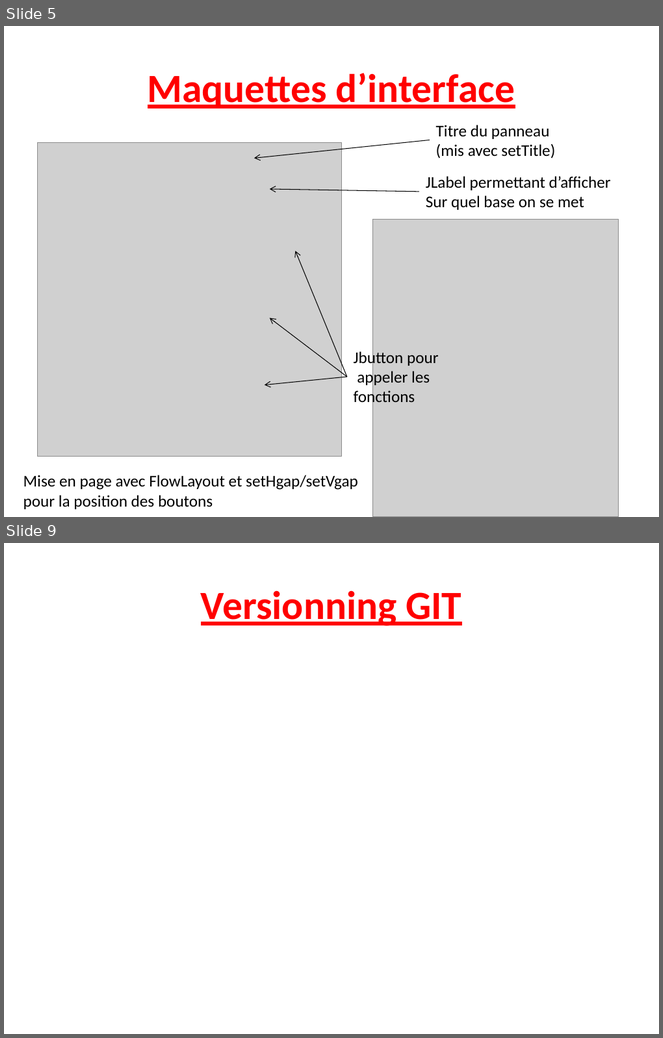
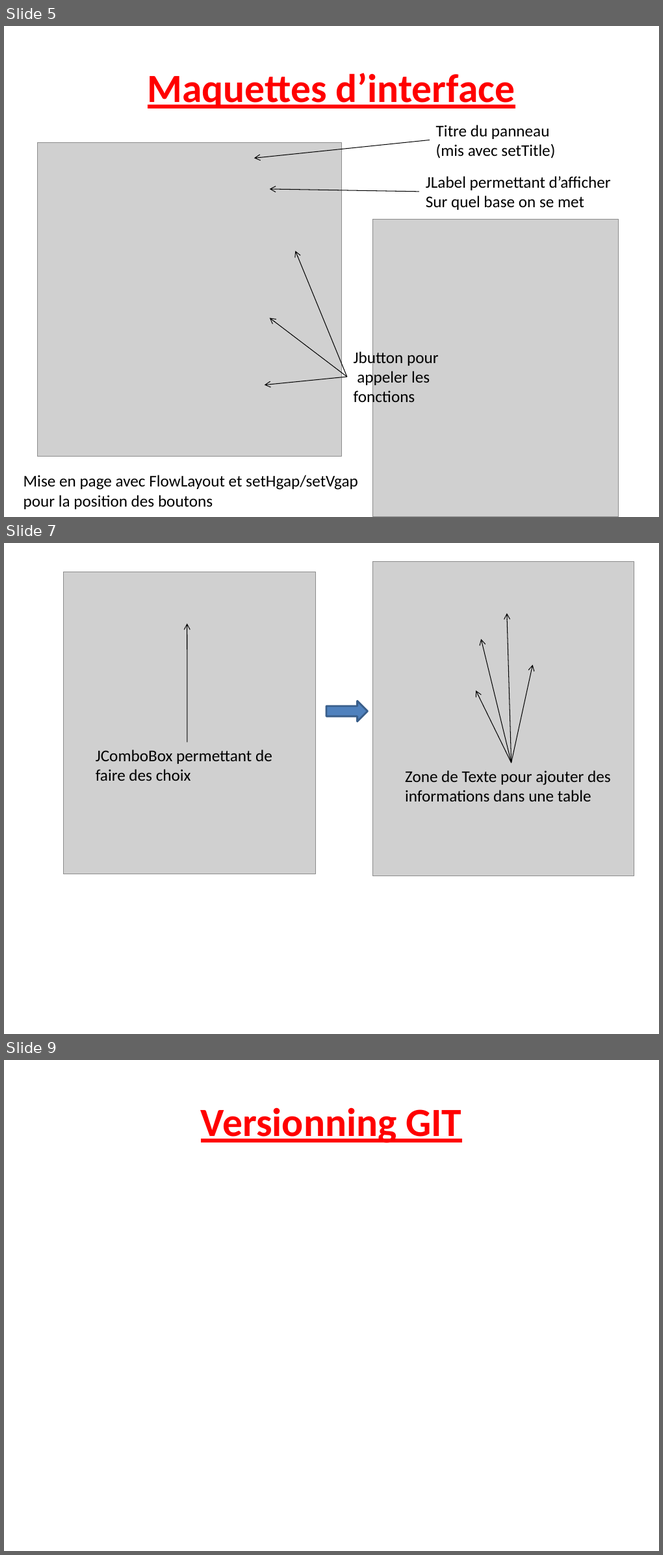
Before and after one commit to Skyfire27/Project-Java, a slide deck: PROJET POO Java/Projet_Java_TAN_RINJARD.pptx. Shown one above the other, each under a label of ours: slides 5 and 9 before the commit, slides 5, 7 and 9 after it; the slides between them are not shown. The pictures are 663x1038 and 663x1555 pixels, drawn with LibreOffice and Linux fonts; fonts in the diff are those of the drawing; grey boxes stand for pictures. Boxes give left, top, right and bottom in pixels: in the first picture for what was removed or moved away, otherwise in the second. Text is boxed around its words. In the diff, an @@ line names an element or a change of style, - is before the commit and + after.

```diff
--- a/PROJET POO Java/Projet_Java_TAN_RINJARD.pptx
+++ b/PROJET POO Java/Projet_Java_TAN_RINJARD.pptx
@@ slide 7 added at bbox=[4, 543, 659, 1034], background #FFFFFF @@
@@ picture added at bbox=[373, 562, 634, 876] @@
@@ picture added at bbox=[64, 572, 317, 875] @@
@@ arrow added from (511, 763) to (507, 613), #000000 0.75 pt @@
@@ arrow added from (187, 742) to (187, 624), #000000 0.75 pt @@
@@ arrow added from (511, 763) to (481, 639), #000000 0.75 pt @@
@@ arrow added from (511, 763) to (532, 665), #000000 0.75 pt @@
@@ arrow added from (511, 763) to (476, 691), #000000 0.75 pt @@
@@ right arrow added at bbox=[326, 701, 367, 721], fill #4F81BD, outline #3A5F8C 2 pt @@
@@ text added at bbox=[96, 750, 272, 781], 18 pt, text #000000 @@
+JComboBox permettant de
+faire des choix
@@ text added at bbox=[405, 771, 611, 802], 18 pt, text #000000 @@
+Zone de Texte pour ajouter des
+informations dans une table
```
Also in this commit, not shown: 1 slide changed, 1 other slide added, 2 slides removed.
